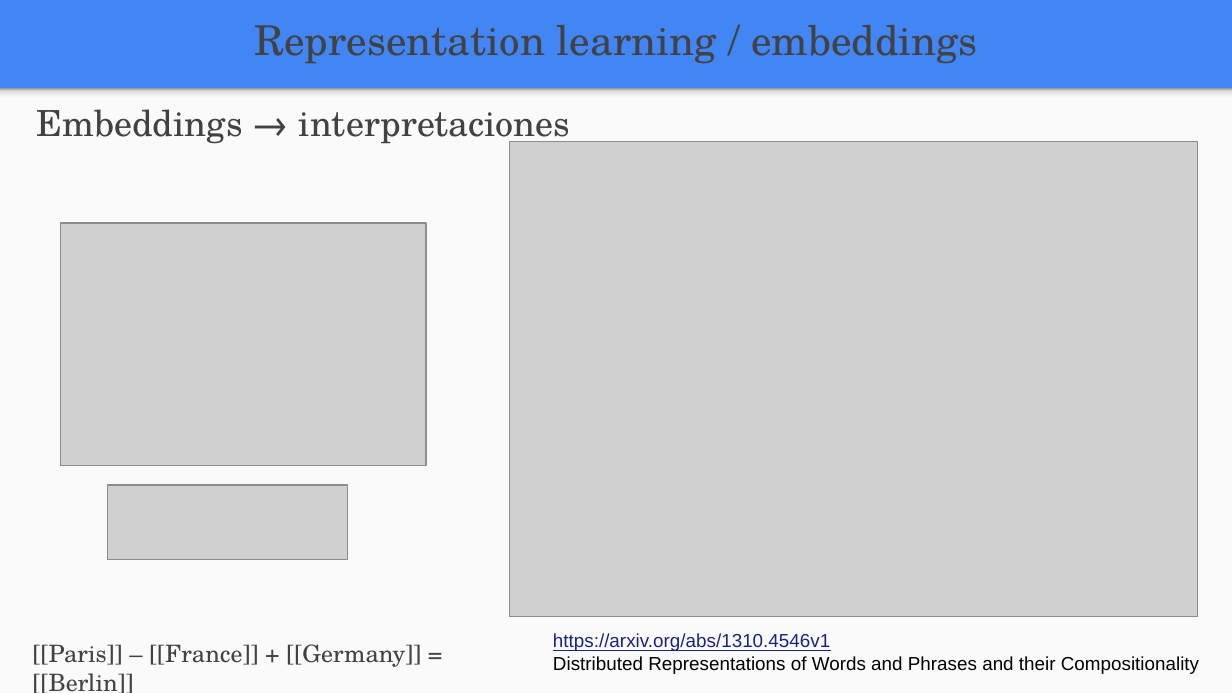
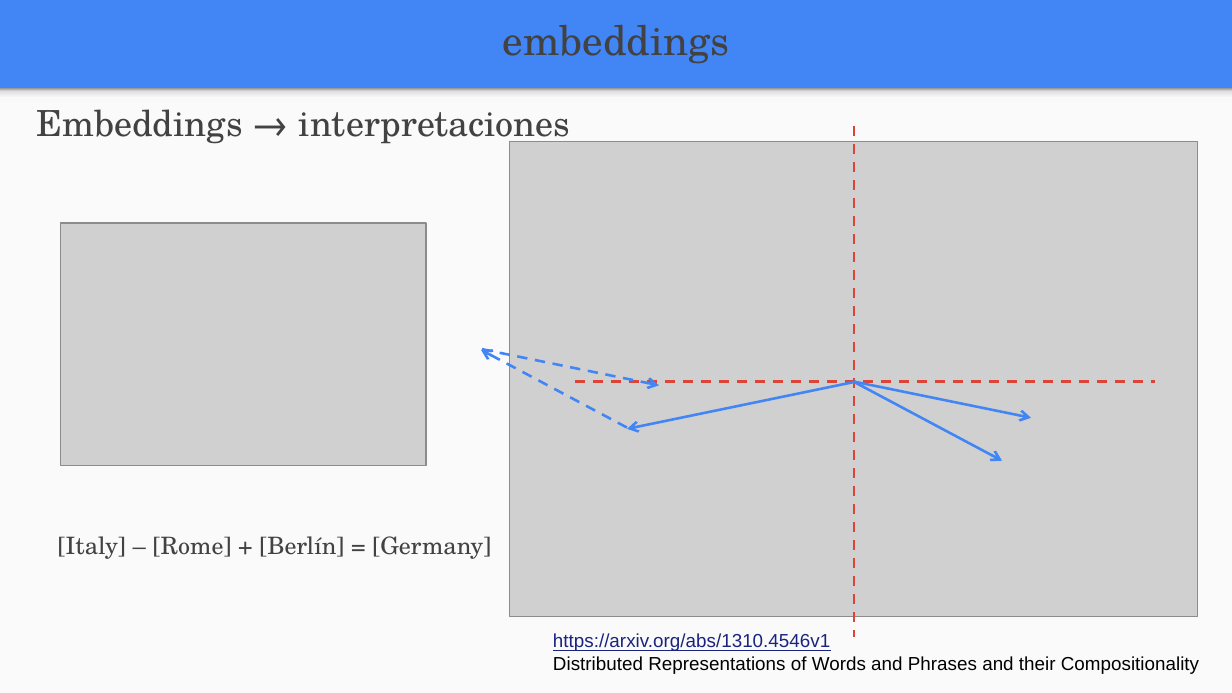
Before and after one commit to FIUBA-Posgrado-Inteligencia-Artificial/aprendizaje_profundo, a slide deck: slide 22 of clase_7/teoria/Clase_7.pptx (slide 21 before the commit). Drawn at 1232x693 pixels with LibreOffice and Linux fonts; fonts in the diff are those of the drawing; grey boxes stand for pictures. Boxes give left, top, right and bottom in pixels: in the first picture for what was removed or moved away, otherwise in the second. Text is boxed around its words. In the diff, an @@ line names an element or a change of style, - is before the commit and + after.

```diff
--- a/clase_7/teoria/Clase_7.pptx
+++ b/clase_7/teoria/Clase_7.pptx
@@ text at [503,25,730,64]: text changed @@
-Representation learning / embeddings
+embeddings
@@ line added from (854, 126) to (854, 637), #DB4437 1.5 pt dashed @@
@@ arrow added from (630, 429) to (480, 350), #4285F4 1.5 pt dashed @@
@@ arrow added from (482, 349) to (659, 386), #4285F4 1.5 pt dashed @@
@@ line added from (575, 382) to (1156, 382), #DB4437 1.5 pt dashed @@
@@ arrow added from (856, 382) to (627, 429), #4285F4 1.5 pt @@
@@ arrow added from (854, 382) to (1002, 461), #4285F4 1.5 pt @@
@@ arrow added from (854, 382) to (1031, 418), #4285F4 1.5 pt @@
@@ picture removed at [108,485,349,559] @@
@@ text at [58,536,491,559]: text changed @@
-[[Paris]] – [[France]] + [[Germany]] = [[Berlin]]
+[Italy] – [Rome] + [Berlín] = [Germany]
```
Also in this commit, not shown: 12 other slides changed, 2 slides added, 6 other files.
